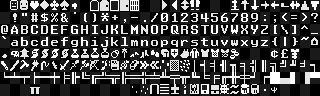
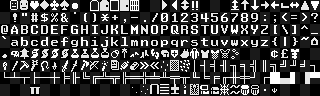
Layered file, before and after one edit (w=320, h=96). Changes by layer:
painted on "Background" over [1, 0, 318, 95]
